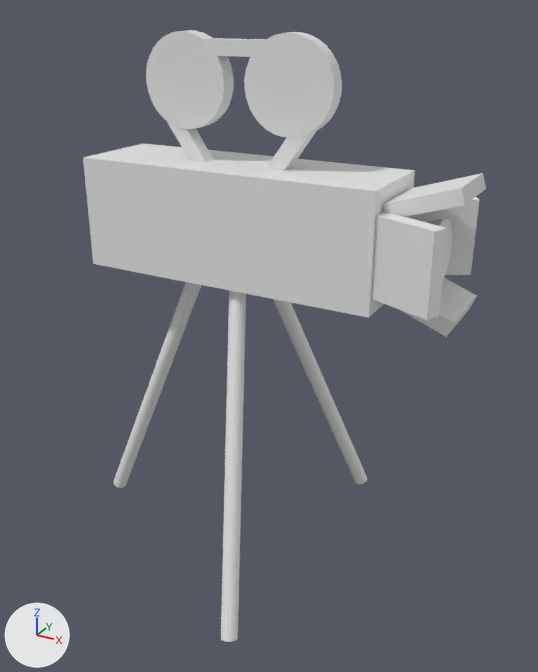
The FBX model Assets/BlenderModels/Camera.fbx as it was, and as the next commit left it.
Rendered twice from a 50 mm camera at (4.15, -7.55, 4.75) aimed at (-0.01, 0.02, 0.96). Arrows for +X, +Y and +Z are at lower left; the lights stay in place. Where no turn or scale is listed for an object, it has been applied to the vertices.
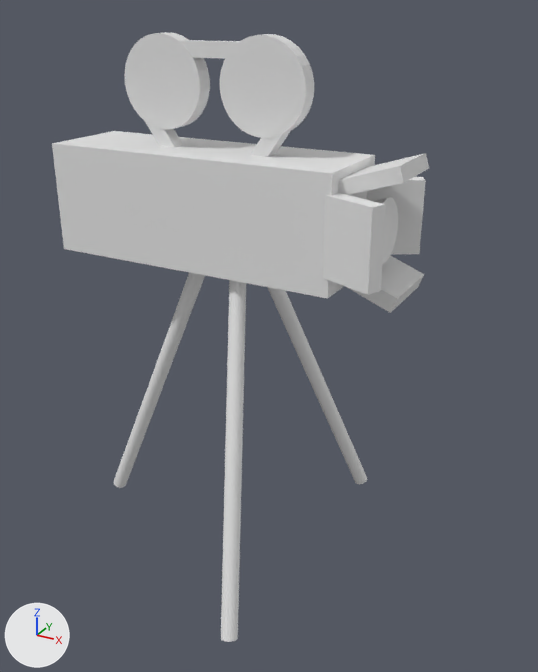
The newer file is also rescaled (x0.151), turned or shifted as a whole; pictures and numbers use the older file's frame.

Where the change shows, as pixel boxes [x1, y1, x2, y2] in the pictures (538 x 672 px):
'Cube', moved
    before: [83, 143, 415, 318]
    after: [52, 131, 375, 298]
'Cube.004', moved
    before: [371, 211, 447, 320]
    after: [323, 193, 386, 295]
'Cylinder.003', moved
    before: [244, 32, 342, 138]
    after: [220, 34, 314, 138]
'Cylinder.004', moved
    before: [146, 30, 234, 129]
    after: [124, 32, 210, 130]
'Cube.001', moved
    before: [383, 173, 486, 217]
    after: [338, 153, 429, 195]
'Cube.003', moved
    before: [406, 197, 479, 275]
    after: [367, 177, 426, 255]
'Cube.002', moved
    before: [402, 278, 477, 337]
    after: [347, 255, 424, 313]
'Cube.006', moved
    before: [267, 130, 317, 170]
    after: [250, 131, 290, 157]
'Cube.007', moved
    before: [204, 38, 266, 57]
    after: [180, 40, 240, 59]
'Cube.005', moved
    before: [167, 122, 213, 162]
    after: [145, 122, 183, 148]
'Cone', moved
    before: [426, 218, 452, 281]
    after: [374, 197, 398, 264]

The change, as a list of edits to the scene's bpy script:
```text
Change ob_cube:
    ob_cube.location: (-0.36, 0.0, 2.41) -> (-0.84, 0.0, 2.54)
Change ob_cube_007:
    ob_cube_007.location: (-0.39, -0.02, 4.35) -> (-0.72, -0.02, 4.33)
Change ob_cube_004:
    ob_cube_004.location: (1.85, -0.58, 2.39) -> (1.22, -0.59, 2.54)
Change ob_cube_002:
    ob_cube_002.location: (1.93, 0.1, 1.84) -> (1.3, 0.09, 1.99)
Change ob_cube_001:
    ob_cube_001.location: (1.96, 0.0, 2.97) -> (1.34, -0.01, 3.12)
Change ob_cone:
    ob_cone.location: (1.43, 0.0, 2.36) -> (0.81, -0.01, 2.52)
Change ob_cylinder_004:
    ob_cylinder_004.location: (-1.04, -0.02, 3.98) -> (-1.37, -0.02, 3.96)
Change ob_cube_003:
    ob_cube_003.location: (1.82, 0.6, 2.37) -> (1.2, 0.59, 2.53)
Change ob_cylinder_003:
    ob_cylinder_003.location: (0.29, -0.02, 3.98) -> (-0.03, -0.02, 3.96)
Change ob_cube_005:
    ob_cube_005.location: (-1.05, -0.02, 3.28) -> (-1.37, -0.02, 3.25)
Change ob_cube_006:
    ob_cube_006.location: (0.27, -0.02, 3.28) -> (-0.05, -0.02, 3.25)
```
